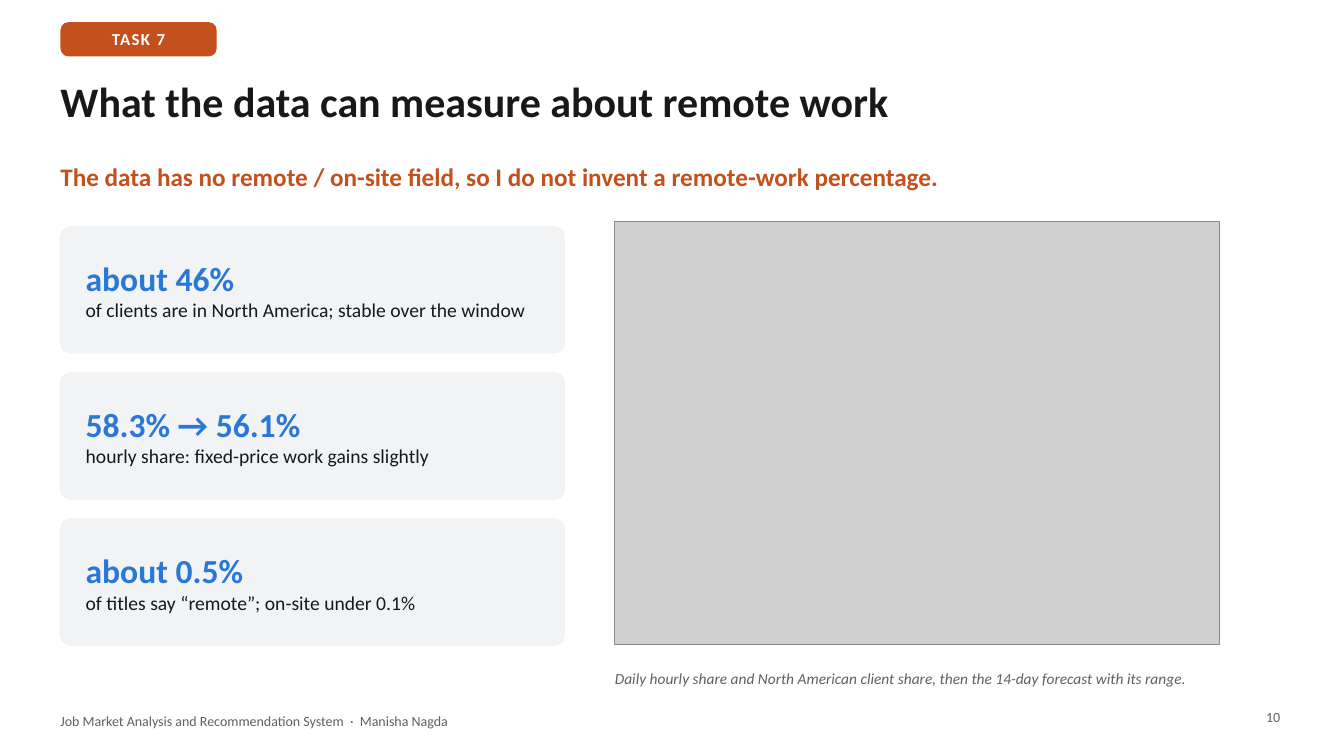
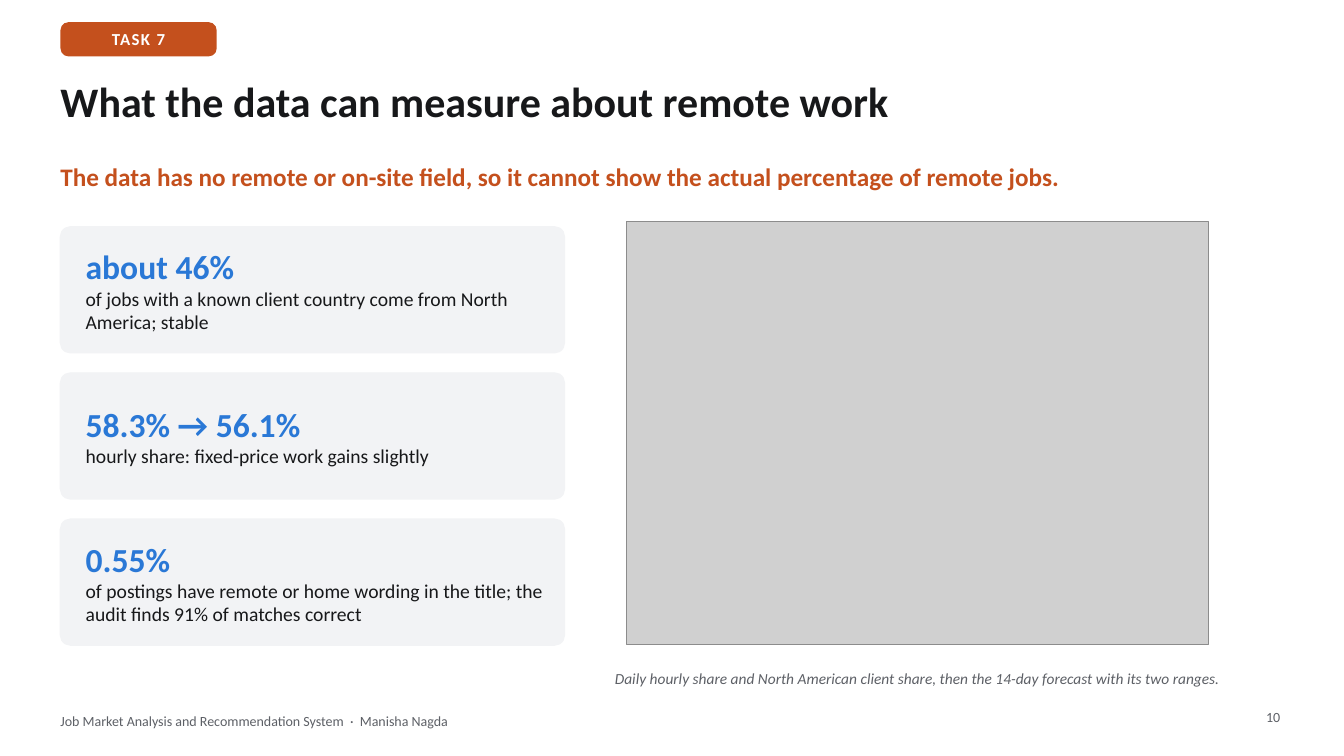
Before and after one commit to manishanagda1997-debug/Project_8_NHIS, a slide deck: slide 10 of reports/job_market_presentation.pptx. Drawn at 1344x756 pixels with LibreOffice and Linux fonts; fonts in the diff are those of the drawing; grey boxes stand for pictures. Boxes give left, top, right and bottom in pixels: in the first picture for what was removed or moved away, otherwise in the second. Text is boxed around its words. In the diff, an @@ line names an element or a change of style, - is before the commit and + after.

```diff
--- a/reports/job_market_presentation.pptx
+++ b/reports/job_market_presentation.pptx
@@ text at <box>60,168,1059,191</box>: text changed @@
-The data has no remote / on-site field, so I do not invent a remote-work percentage.
+The data has no remote or on-site field, so it cannot show the actual percentage of remote jobs.
@@ picture: place and size @@
-picture at <box>615,222,1220,644</box>
+picture at <box>626,222,1208,644</box>
@@ text at <box>86,292,508,332</box>: text changed @@
-of clients are in North America; stable over the window
+of jobs with a known client country come from North America; stable
@@ text at <box>86,549,543,621</box>: text changed @@
-about 0.5%
-of titles say “remote”; on-site under 0.1%
+0.55%
+of postings have remote or home wording in the title; the audit finds 91% of matches correct
@@ text at <box>615,673,1219,687</box>: text changed @@
-Daily hourly share and North American client share, then the 14-day forecast with its range.
+Daily hourly share and North American client share, then the 14-day forecast with its two ranges.
```
Also in this commit, not shown: 11 other slides changed, 1 other file.
